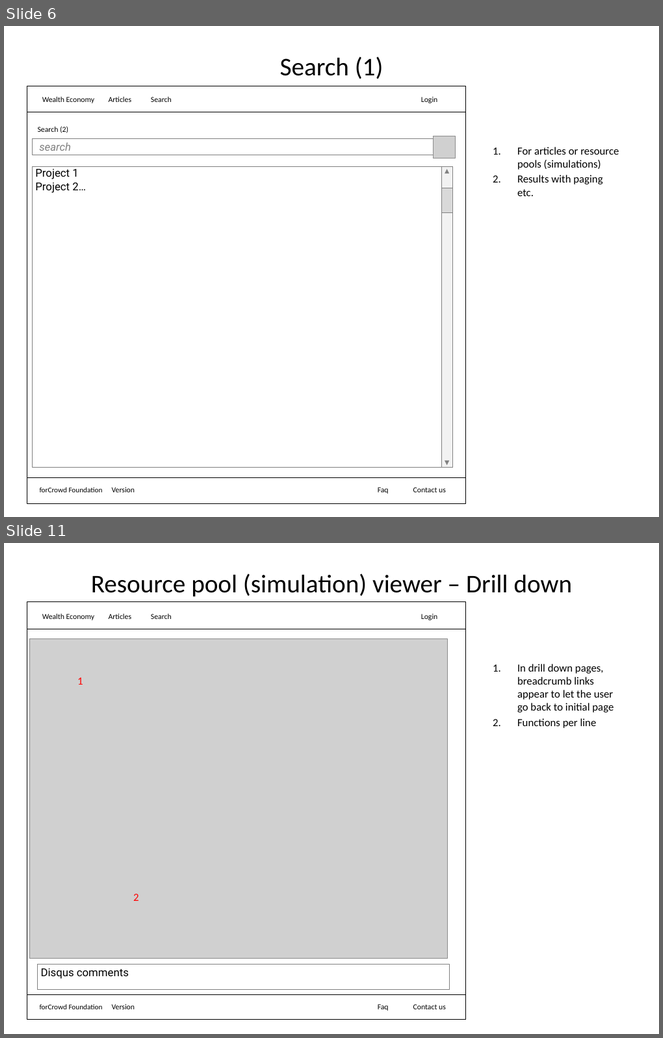
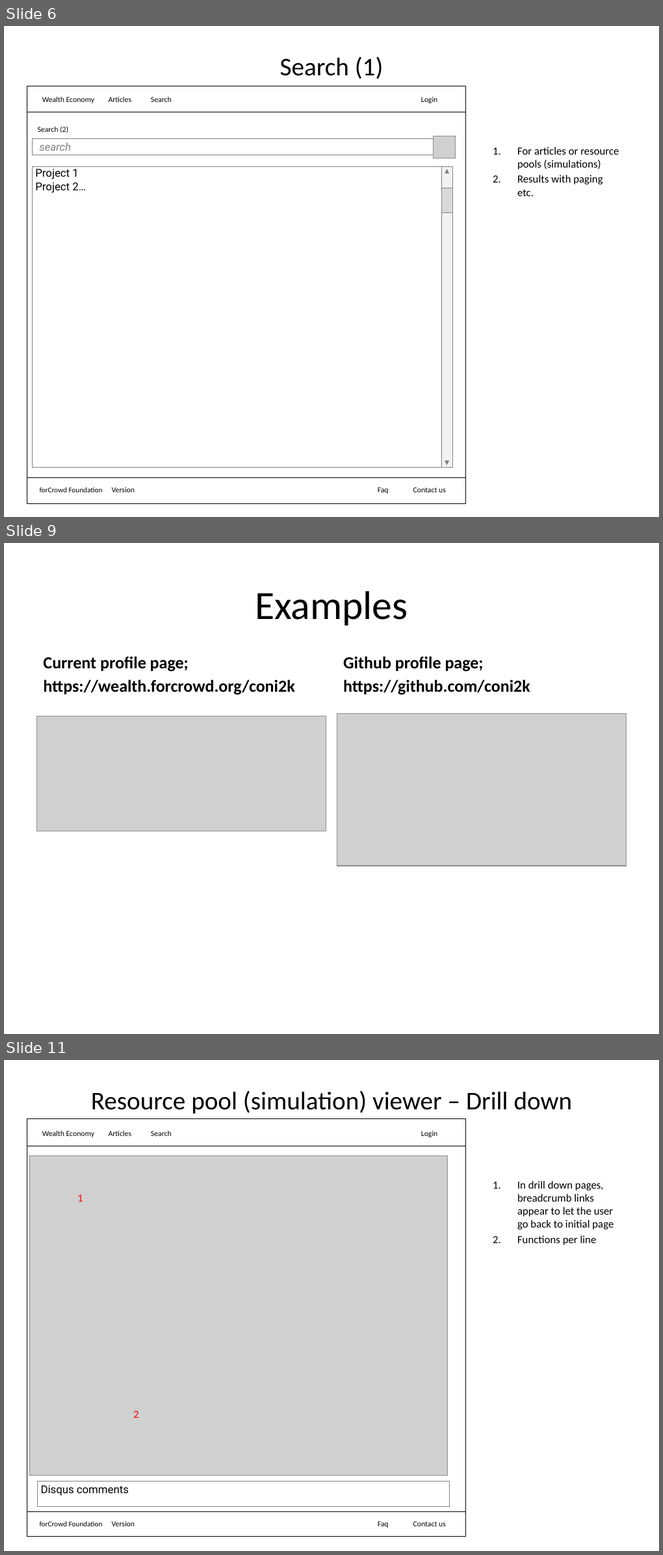
Before and after one commit to forCrowd/WealthFramework, a slide deck: SolutionItems/Documents/Skecthes.pptx. Shown one above the other, each under a label of ours: slides 6 and 11 before the commit, slides 6, 9 and 11 after it; the slides between them are not shown. The pictures are 663x1038 and 663x1555 pixels, drawn with LibreOffice and Linux fonts; fonts in the diff are those of the drawing; grey boxes stand for pictures. Boxes give left, top, right and bottom in pixels: in the first picture for what was removed or moved away, otherwise in the second. Text is boxed around its words. In the diff, an @@ line names an element or a change of style, - is before the commit and + after.

```diff
--- a/SolutionItems/Documents/Skecthes.pptx
+++ b/SolutionItems/Documents/Skecthes.pptx
@@ slide 9 added at <box>4,543,659,1034</box>, background #FFFFFF @@
@@ title added at <box>255,591,408,626</box>, 44 pt, text #000000 @@
+Examples
@@ text added at <box>43,656,295,695</box>, 18.6 pt, text #000000, bold @@
+Current profile page;
+https://wealth.forcrowd.org/coni2k
@@ text added at <box>343,656,530,695</box>, 18.6 pt, text #000000, bold @@
+Github profile page;
+https://github.com/coni2k
@@ picture added at <box>36,717,326,832</box> @@
@@ picture added at <box>337,714,627,866</box> @@
```
Also in this commit, not shown: 4 slides changed, 1 slide removed, 7 other files.
